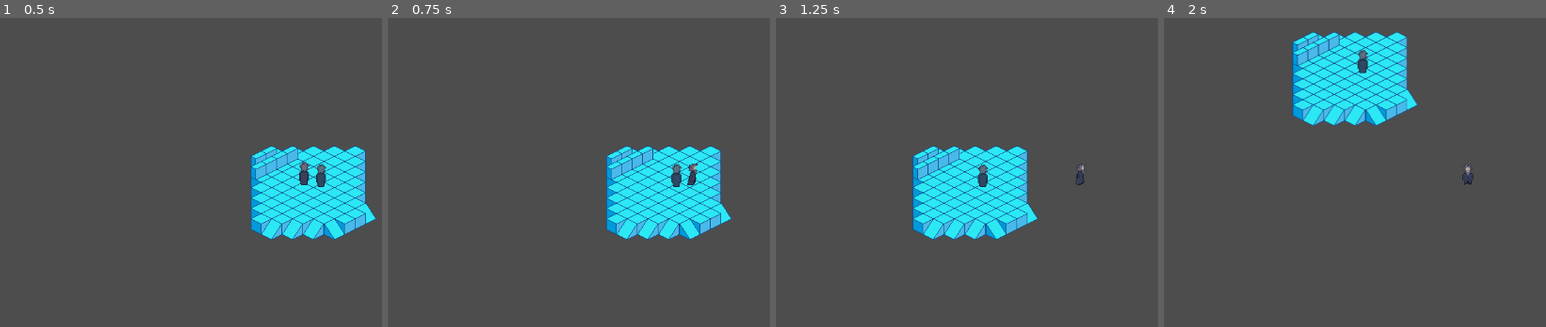
Above: before the commit, frames 1-4 (left to right).
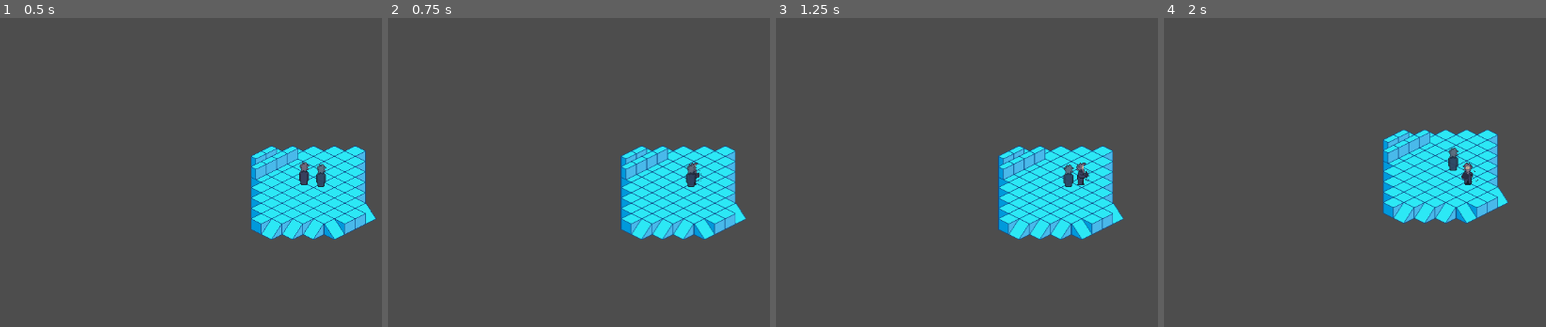
Above: after the commit, the same moments.

Repository: seanj29/LostEchoes
Game: Godot game, scene res://Scenes/Main.tscn
Same seed, same stepped clock (60 frames per second), same inputs: the game is played once before the commit and once after it.
Inputs:
- Up to frame 1 (0.5 s): no input
- Up to frame 2 (0.75 s): tap Enter at 0.5 s; hold Right (Right) from 0.53 s (still down); tap Space (Attack) at 0.6 s
- Up to frame 3 (1.25 s): keep holding Right (Right)
- Up to frame 4 (2 s): release Right (Right) at 1.28 s; hold Down (Down) from 1.28 s (still down); tap Space (Attack) at 1.35 s

Frame 1 is identical in both runs. In frame 2, 6.8% of the frame differs, in the area x 57-94%, y 41-72%; in frame 3, 14%; in frame 4, 17%, in the area x 33-91%, y 4-67%.

Commit message:
added so many mfing layers of abstraction

Diff:
--- /dev/null
+++ b/Scenes/FSMS/AnimMachineScene.tscn
@@ -0,0 +1,19 @@
+[gd_scene load_steps=5 format=3 uid="uid://bhntxqpi6vjbh"]
+
+[ext_resource type="Script" path="res://Scripts/Utils/FSM/State Machines/anim_state_machine.gd" id="1_mi5un"]
+[ext_resource type="Script" path="res://Scripts/Utils/FSM/States/walk_anim_state.gd" id="2_h82en"]
+[ext_resource type="Script" path="res://Scripts/Utils/FSM/States/idle_anim_state.gd" id="3_8o3to"]
+[ext_resource type="Script" path="res://Scripts/Utils/FSM/States/attack_anim_state.gd" id="4_4m4ip"]
+
+[node name="AnimMachineScene" type="Node" node_paths=PackedStringArray("current_state")]
+script = ExtResource("1_mi5un")
+current_state = NodePath("IdleAnimState")
+
+[node name="WalkAnimState" type="Node" parent="."]
+script = ExtResource("2_h82en")
+
+[node name="IdleAnimState" type="Node" parent="."]
+script = ExtResource("3_8o3to")
+
+[node name="AttackAnimState" type="Node" parent="."]
+script = ExtResource("4_4m4ip")
--- a/Scenes/Ghosts.tscn
+++ b/Scenes/Ghosts.tscn
@@ -1,10 +1,8 @@
-[gd_scene load_steps=7 format=3 uid="uid://c5u1ux0sy1bwg"]
+[gd_scene load_steps=5 format=3 uid="uid://c5u1ux0sy1bwg"]
 
 [ext_resource type="SpriteFrames" uid="uid://brkufq8y6lv1e" path="res://Resources/PlayerAnims.tres" id="1_udyqo"]
 [ext_resource type="Script" path="res://Scripts/GhostScripts/ghost_movement.gd" id="1_vyjal"]
-[ext_resource type="Script" path="res://Scripts/Utils/FSM/state_machine.gd" id="3_sitvt"]
-[ext_resource type="Script" path="res://Scripts/Utils/FSM/States/idle_anim_state.gd" id="4_cgyix"]
-[ext_resource type="Script" path="res://Scripts/Utils/FSM/States/walk_anim_state.gd" id="5_i78ch"]
+[ext_resource type="PackedScene" uid="uid://bhntxqpi6vjbh" path="res://Scenes/FSMS/AnimMachineScene.tscn" id="3_a36rl"]
 
 [sub_resource type="RectangleShape2D" id="RectangleShape2D_7wp0l"]
 size = Vector2(16, 9)
@@ -22,16 +20,6 @@
 position = Vector2(0, 18.5)
 shape = SubResource("RectangleShape2D_7wp0l")
 
-[node name="StateMachine" type="Node" parent="." node_paths=PackedStringArray("current_state")]
-script = ExtResource("3_sitvt")
-current_state = NodePath("IdleAnimState")
-
-[node name="IdleAnimState" type="Node" parent="StateMachine" node_paths=PackedStringArray("sprite", "actor")]
-script = ExtResource("4_cgyix")
-sprite = NodePath("../../MainGhostAnim")
-actor = NodePath("../..")
-
-[node name="WalkAnimState" type="Node" parent="StateMachine" node_paths=PackedStringArray("sprite", "actor")]
-script = ExtResource("5_i78ch")
-sprite = NodePath("../../MainGhostAnim")
-actor = NodePath("../..")
+[node name="AnimMachineScene" parent="." node_paths=PackedStringArray("sprite", "actor") instance=ExtResource("3_a36rl")]
+sprite = NodePath("../MainGhostAnim")
+actor = NodePath("..")
--- a/Scenes/PlayerCharacter.tscn
+++ b/Scenes/PlayerCharacter.tscn
@@ -1,11 +1,9 @@
-[gd_scene load_steps=8 format=3 uid="uid://ytlk7kin8xrn"]
+[gd_scene load_steps=6 format=3 uid="uid://ytlk7kin8xrn"]
 
 [ext_resource type="Script" path="res://Scripts/PlayerScripts/player_movement.gd" id="1_p628c"]
 [ext_resource type="Resource" uid="uid://dn3wfxt11ajx3" path="res://Resources/ReplayTemplate.tres" id="2_mqgb5"]
 [ext_resource type="SpriteFrames" uid="uid://brkufq8y6lv1e" path="res://Resources/PlayerAnims.tres" id="3_u33lu"]
-[ext_resource type="Script" path="res://Scripts/Utils/FSM/state_machine.gd" id="4_rnvep"]
-[ext_resource type="Script" path="res://Scripts/Utils/FSM/States/idle_anim_state.gd" id="5_r8n8s"]
-[ext_resource type="Script" path="res://Scripts/Utils/FSM/States/walk_anim_state.gd" id="6_vk6hm"]
+[ext_resource type="PackedScene" uid="uid://bhntxqpi6vjbh" path="res://Scenes/FSMS/AnimMachineScene.tscn" id="4_jii2y"]
 
 [sub_resource type="RectangleShape2D" id="RectangleShape2D_3xw2p"]
 size = Vector2(16, 9)
@@ -18,7 +16,7 @@
 
 [node name="Sprite" type="AnimatedSprite2D" parent="."]
 sprite_frames = ExtResource("3_u33lu")
-animation = &"Idle_E"
+animation = &"Attack_NE"
 
 [node name="CollisionShape2D" type="CollisionShape2D" parent="."]
 position = Vector2(0, 18.5)
@@ -26,16 +24,6 @@
 
 [node name="Camera2D" type="Camera2D" parent="."]
 
-[node name="StateMachine" type="Node" parent="." node_paths=PackedStringArray("current_state")]
-script = ExtResource("4_rnvep")
-current_state = NodePath("IdleAnimState")
-
-[node name="IdleAnimState" type="Node" parent="StateMachine" node_paths=PackedStringArray("sprite", "actor")]
-script = ExtResource("5_r8n8s")
-sprite = NodePath("../../Sprite")
-actor = NodePath("../..")
-
-[node name="WalkAnimState" type="Node" parent="StateMachine" node_paths=PackedStringArray("sprite", "actor")]
-script = ExtResource("6_vk6hm")
-sprite = NodePath("../../Sprite")
-actor = NodePath("../..")
+[node name="AnimMachineScene" parent="." node_paths=PackedStringArray("sprite", "actor") instance=ExtResource("4_jii2y")]
+sprite = NodePath("../Sprite")
+actor = NodePath("..")
--- a/Scripts/GhostScripts/ghost_movement.gd
+++ b/Scripts/GhostScripts/ghost_movement.gd
@@ -20,7 +20,7 @@
 	var LoadedReplay: ReplayGhost = Level.load_ghost_by_id(GhostID)
 	if LoadedReplay:
 		ReplayDict = LoadedReplay.Replay
-		print("GhostMovement.gd for Ghost Id %d says : resource loaded" % GhostID)
+		print("GhostMovement.gd for Ghost Id %d says: resource loaded" % GhostID)
 	else:
 		print("GhostMovement.gd for Ghost Id %d says: No Resource found" % GhostID)
 
--- a/Scripts/PlayerScripts/player_movement.gd
+++ b/Scripts/PlayerScripts/player_movement.gd
@@ -16,6 +16,9 @@
 
 
 func _physics_process(_delta):
+
+	if Input.is_action_just_pressed("Attack"):
+		is_attacking = true
 
 	var direction = Input.get_vector("Left", "Right", "Up", "Down")
 
--- /dev/null
+++ b/Scripts/Utils/FSM/State Machines/anim_state_machine.gd
@@ -0,0 +1,19 @@
+class_name AnimStateMachine
+extends StateMachine
+
+@export var sprite: AnimatedSprite2D
+@export var actor: PawnMovement
+
+
+func _ready():
+	for child in get_children():
+		if child is AnimState:
+			# Add the state to  the `Dictionary` using its `name`
+			states[child.name] = child
+		# Connect the state machine to the `transitioned` signal of all children
+			child.transitioned.connect(on_child_transitioned)
+		else:
+			push_warning("State machine contains child which is not a AnimState")
+	# Start execution of the initial state
+	# state_stack.push_back(current_state)
+	current_state.Enter()
--- a/Scripts/Utils/FSM/States/anim_state.gd
+++ b/Scripts/Utils/FSM/States/anim_state.gd
@@ -1,16 +1,20 @@
 class_name AnimState
 extends State
 
-@export var sprite: AnimatedSprite2D
-@export var actor: PawnMovement
-@onready var facing := actor.current_direction
-
+@onready var parent: AnimStateMachine = get_parent()
+@onready var sprite: AnimatedSprite2D = parent.sprite
+@onready var actor: PawnMovement = parent.actor
+@onready var facing: Type.Direction = actor.current_direction
+var animation_over
+var is_attacking: bool
 
 func Enter():
-	play_anim()
 	if not actor.direction_changed.is_connected(change_direction):
 		actor.direction_changed.connect(change_direction)
+	play_anim()
 
+func Physics_update(_delta):
+	is_attacking = actor.is_attacking
 
 ## Plays the relevant animation based on the current direction of the Sprite
 func play_anim():
--- a/Scripts/Utils/FSM/States/attack_anim_state.gd
+++ b/Scripts/Utils/FSM/States/attack_anim_state.gd
@@ -1,2 +1,44 @@
 class_name AttackAnimState
 extends AnimState
+
+func Enter():
+	super()
+	if not sprite.animation_finished.is_connected(change):
+		sprite.animation_finished.connect(change)
+
+
+func Physics_update(_delta):
+	super(_delta)
+	play_anim()
+	actor.SPEED = 25
+
+
+
+func play_anim():
+
+	match facing:
+
+		Type.Direction.N:
+			sprite.play("Attack_N")
+		Type.Direction.NE:
+			sprite.play("Attack_NE")
+		Type.Direction.E:
+			sprite.play("Attack_E")
+		Type.Direction.SE:
+			sprite.play("Attack_SE")
+		Type.Direction.W:
+			sprite.play("Attack_W")
+		Type.Direction.NW:
+			sprite.play("Attack_NW")
+		Type.Direction.S:
+			sprite.play("Attack_S")
+		Type.Direction.SW:
+			sprite.play("Attack_SW")
+		_:
+			print("How??")
+
+func Exit():
+	actor.SPEED = 250
+
+func change():
+	transitioned.emit("IdleAnimState")
--- a/Scripts/Utils/FSM/States/idle_anim_state.gd
+++ b/Scripts/Utils/FSM/States/idle_anim_state.gd
@@ -3,33 +3,35 @@
 
 
 func Physics_update(_delta):
+	super(_delta)
+	if actor.velocity.is_zero_approx():
+		play_anim()
+	else:
+		transitioned.emit("WalkAnimState")
 
-    if actor.velocity.is_zero_approx():
-        play_anim()
-    else:
-        transitioned.emit("WalkAnimState")
-
+	if is_attacking:
+		transitioned.emit("AttackAnimState")
 
 
 func play_anim():
 
-    match facing:
+	match facing:
 
-        Type.Direction.N:
-            sprite.play("Idle_N")
-        Type.Direction.NE:
-            sprite.play("Idle_NE")
-        Type.Direction.E:
-            sprite.play("Idle_E")
-        Type.Direction.SE:
-            sprite.play("Idle_SE")
-        Type.Direction.W:
-            sprite.play("Idle_W")
-        Type.Direction.NW:
-            sprite.play("Idle_NW")
-        Type.Direction.S:
-            sprite.play("Idle_S")
-        Type.Direction.SW:
-            sprite.play("Idle_SW")
-        _:
-            print("How??")
+		Type.Direction.N:
+			sprite.play("Idle_N")
+		Type.Direction.NE:
+			sprite.play("Idle_NE")
+		Type.Direction.E:
+			sprite.play("Idle_E")
+		Type.Direction.SE:
+			sprite.play("Idle_SE")
+		Type.Direction.W:
+			sprite.play("Idle_W")
+		Type.Direction.NW:
+			sprite.play("Idle_NW")
+		Type.Direction.S:
+			sprite.play("Idle_S")
+		Type.Direction.SW:
+			sprite.play("Idle_SW")
+		_:
+			print("How??")
--- a/Scripts/Utils/FSM/States/walk_anim_state.gd
+++ b/Scripts/Utils/FSM/States/walk_anim_state.gd
@@ -2,14 +2,15 @@
 extends AnimState
 
 
-
-
 func Physics_update(_delta):
-
+	super(_delta)
 	if actor.velocity.is_zero_approx():
 		transitioned.emit("IdleAnimState")
 	else:
 		play_anim()
+
+	if is_attacking:
+		transitioned.emit("AttackAnimState")
 
 
 func play_anim():
--- a/Scripts/Utils/pawn_movement.gd
+++ b/Scripts/Utils/pawn_movement.gd
@@ -15,7 +15,10 @@
 ## Emitted when the direction changes
 signal direction_changed(direction: Type.Direction)
 
+## Emitted when the pawn attacks
+signal attack_pressed
 
+var is_attacking: bool = false
 ## The current direction the sprite is facing. [br]
 ## if it it is given a default, then the Sprite will start in that direction.
 var current_direction: Type.Direction
